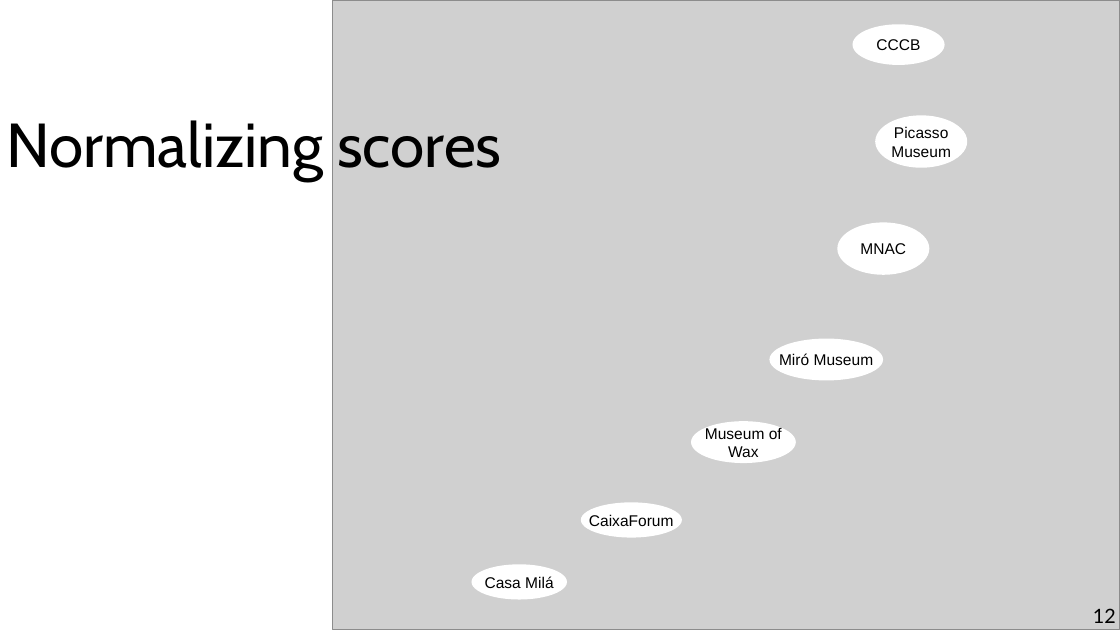
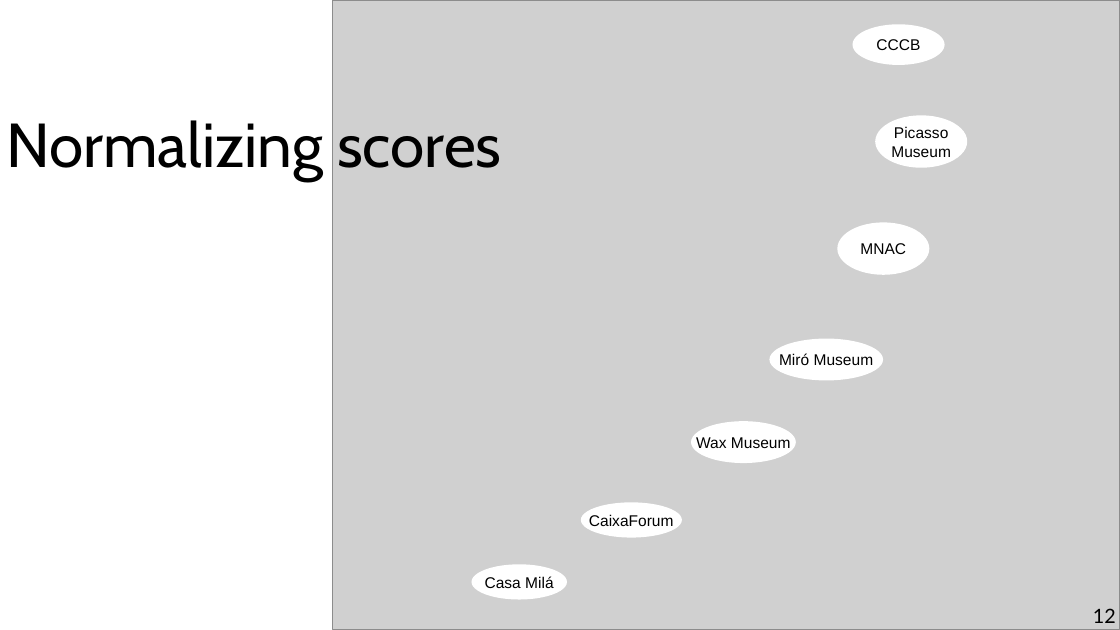
Before and after one commit to chatox/networks-science-course, a slide deck: slide 12 of theory/odp/tt08-hubs_authorities.odp. Drawn at 1120x630 pixels with LibreOffice and Linux fonts; fonts in the diff are those of the drawing; grey boxes stand for pictures. Boxes give left, top, right and bottom in pixels: in the first picture for what was removed or moved away, otherwise in the second. Text is boxed around its words. In the diff, an @@ line names an element or a change of style, - is before the commit and + after.

```diff
--- a/theory/odp/tt08-hubs_authorities.odp
+++ b/theory/odp/tt08-hubs_authorities.odp
@@ text in ellipse at <box>696,437,791,448</box>: text changed @@
-Museum of
-Wax
+Wax Museum
```
Also in this commit, not shown: 8 other slides changed, 4 other files.
